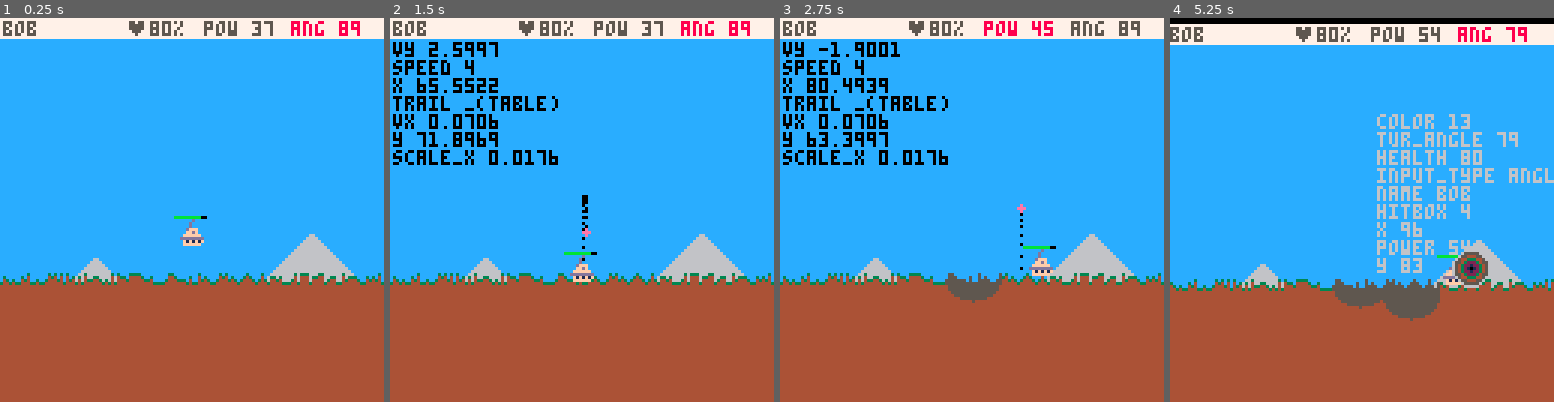
Above: before the commit, frames 1-4 (left to right).
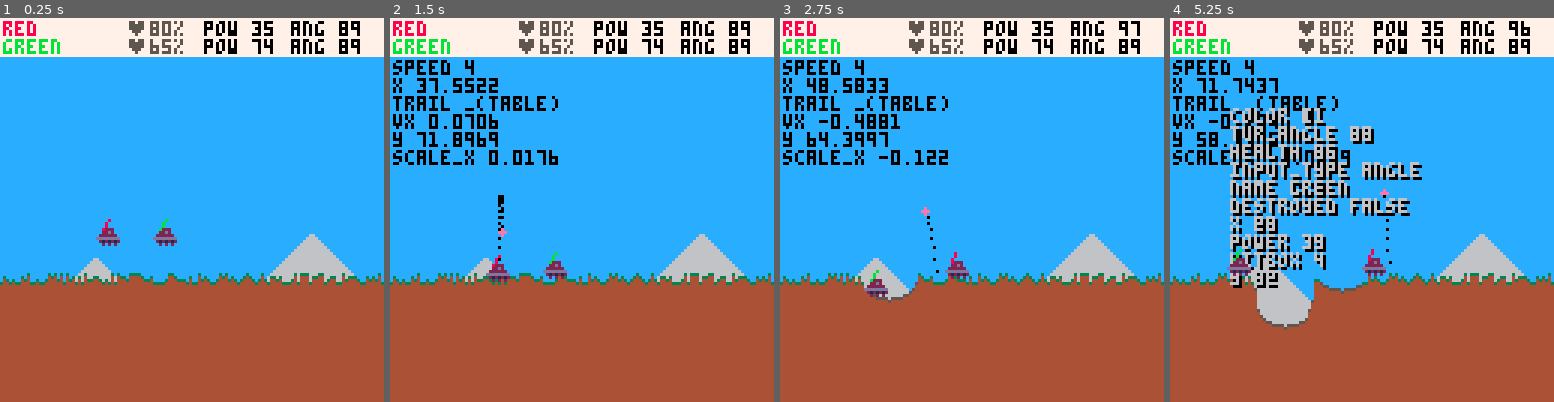
Above: after the commit, the same moments.

Repository: garrow/pico8
Game: PICO-8 cartridge carts/scorch.p8
Two runs of this game, one before a commit and one after it. Both use one fixed random seed, a clock stepped at 60 frames per second and the inputs below.
Inputs:
- Up to frame 1 (0.25 s): no input
- Up to frame 2 (1.5 s): tap X (X key) at 0.33, 1.07 s; tap O (Z key) at 0.7 s
- Up to frame 3 (2.75 s): hold Right 1.6-2.1 s; hold P2 Left 1.6-2.1 s; tap O (Z key) at 1.7, 2.1, 2.5 s; tap X (X key) at 1.85 s; hold Up 2.15-2.42 s; hold P2 Down 2.15-2.42 s; hold Right from 2.47 s (still down); hold P2 Left from 2.47 s (still down)
- Up to frame 4 (5.25 s): tap O (Z key) every 0.4 s from 2.9 to 4.9 s; tap X (X key) at 2.97, 4.08, 5.2 s; release Right at 3.03 s; release P2 Left at 3.03 s; hold Left 3.08-3.58 s; hold P2 Right 3.08-3.58 s; hold Down 3.63-3.97 s; hold P2 Up 3.63-3.97 s; hold Right 4.02-4.68 s; hold P2 Left 4.02-4.68 s; hold Up 4.73-5.03 s; hold P2 Down 4.73-5.03 s; hold Left from 5.08 s (still down); hold P2 Right from 5.08 s (still down)

The runs differ from the first frame. In frame 1, 6.3% of the frame differs, in the area x 0-100%, y 0-60%; in frame 2, 6.7%; in frame 3, 8.4%; in frame 4, 28%, in the area x 0-100%, y 0-82%.

Commit message:
wip 2player

Diff:
--- a/carts/scorch.p8
+++ b/carts/scorch.p8
@@ -32,6 +32,8 @@
 pink = 14
 tan = 15
 
+flame_sprite = 16
+
 
 function log(msg)
   printh(msg, "scorch.log", false)
@@ -62,35 +64,56 @@
 
 
 
-
 function _init()
   printh("------scorch booted-----", "scorch.log", true)
-  tanks = {}
+  -- tanks = {}
   t = 0
-
+  sprite_anim_flip = false
+
+  score = {}
+  player_1 = {
+    color = red,
+    name = "red"
+  }
+
+  player_2 = {
+    color = brightgreen,
+    name = "green"
+  }
+
+
+  start_game()
+end
+
+function start_game()
   bullet = nil
   explosion = nil
   terrain = make_terrain(40)
-
   first_terrain = copy(terrain)
 
-  player1_tank = make_tank()
-
-end
-
-function make_tank(name)
+  player1_tank = make_tank(player_1.name, player_1.color)
+  player2_tank = make_tank(player_2.name, player_2.color)
+  tanks = {player1_tank, player2_tank}
+end
+
+
+function make_tank(name, color)
   if not name then name = "bob" end
+  if not color then color = rand(15) end
+
 
   local t = {}
-  t.color = flr(rnd(15))
-  t.x = 64
-  t.y = 64
-  t.name = name
-  t.tur_angle = 89 -- flr(rnd(90)) + 90
+  t.color      = color
+  t.x          = 64 + rand(60) - 30
+  t.y          = 64
+  t.name       = name
+  t.tur_angle  = 89 -- flr(rnd(90)) + 90
   t.input_type = "angle"
-  t.power  = flr(rnd(conf.max_power))
-  t.health = flr(conf.tank_health / 2 +rnd(conf.tank_health / 2))
-  t.hitbox = conf.tank_height
+  t.power      = rand(conf.max_power)
+  t.health     = flr(conf.tank_health / 2 +rnd(conf.tank_health / 2))
+  t.destroyed  = false
+  t.hitbox     = conf.tank_height
+  -- temp
 
   add(tanks, t)
   return t
@@ -127,30 +150,50 @@
   return debug_table
 end
 
+function test_game_over(tank)
+  if tank.destroyed and btn(5, 0) then
+    _init()
+  end
+end
+
 function _update()
   t += 1
   t %= max_int
 
-  tanks = { player1_tank }
-
-  local firing = btn(4, 0) and btnp(4, 0)
+
+
+  tanks = { player1_tank, player2_tank }
+
+  foreach(tanks, test_game_over)
+
+  local player1_firing = btn(4, 0) and btnp(4, 0)
+  local player2_firing = btn(4, 1) and btnp(4, 1)
 
   -- if t % 3 != 0 then return end
 
   -- c_table = build_circle_debug_table(circle)
 
   local time_paused = btn(5, 0)
+
+  if t % 10 == 0 then
+    sprite_anim_flip = not sprite_anim_flip
+  end
 
   if explosion then
     if not time_paused then
       explosion   = tick_explosion(explosion)
       terrain     = apply_terrain_destruction(terrain, explosion)
       player1_tank = apply_tank_damage(player1_tank, explosion)
+      player2_tank = apply_tank_damage(player2_tank, explosion)
     end
   else
-    if firing and not bullet then
-      bullet = simple_shoot(player1_tank)
-      -- explosion = spawn_explosion(player1_tank.x, player1_tank.y)
+    if not bullet then
+      if player1_firing then
+        bullet = simple_shoot(player1_tank)
+      end
+      if player2_firing then
+        bullet = simple_shoot(player2_tank)
+      end
     end
   end
 
@@ -175,38 +218,24 @@
     end
   end
 
-  if btn(5, 0) and btnp(5,0) then
-    if player1_tank.input_type == "power" then
-      player1_tank.input_type = "angle"
-    else
-      if player1_tank.input_type == "angle" then
-        player1_tank.input_type = "power"
-      end
-    end
-  end
-
-  if btn(0, 0) then
-    player1_tank.x = max(0, player1_tank.x - conf.tank_speed)
-  end
-  if btn(1, 0) then
-    player1_tank.x = min(128, player1_tank.x + conf.tank_speed)
-  end
-
-  -- gravity hax
-
-  tank_pos_on_terrain = 128 - conf.tank_height - terrain[""..player1_tank.x]
-  actual_tank_pos = player1_tank.y
-
-  if actual_tank_pos < tank_pos_on_terrain then
-    player1_tank.y += 1
-  end
-
-  if actual_tank_pos > tank_pos_on_terrain then
-    player1_tank.y -= 1
-
-  end
-
-
+  -- if btn(5, 0) and btnp(5,0) then
+  --   if player1_tank.input_type == "power" then
+  --     player1_tank.input_type = "angle"
+  --   else
+  --     if player1_tank.input_type == "angle" then
+  --       player1_tank.input_type = "power"
+  --     end
+  --   end
+  -- end
+…(4 lines of a section not shown)…
+  move_player_tank(player1_tank, 0)
+  move_player_tank(player2_tank, 1)
+
+  tank_on_ground_hax(player1_tank, terrain)
+  tank_on_ground_hax(player2_tank, terrain)
 
   -- foo =  { gat = 128 - terrain[""..player1_tank.y],  tx = player1_tank.x  }
 
@@ -229,6 +258,31 @@
     player1_tank.power = clamp(new_tank_power, 1, conf.max_power)
   end
 end
+
+function tank_on_ground_hax(tank, terrain)
+  tank_pos_on_terrain = 128 - conf.tank_height - terrain[""..tank.x]
+  actual_tank_pos = tank.y
+
+  if actual_tank_pos < tank_pos_on_terrain then
+    tank.y += 1
+  end
+
+  if actual_tank_pos > tank_pos_on_terrain then
+    tank.y -= 1
+  end
+end
+
+function move_player_tank(tank, player_id)
+  if tank.destroyed then return end
+
+  if btn(0, player_id) then
+    tank.x = max(0, tank.x - conf.tank_speed)
+  end
+  if btn(1, player_id) then
+    tank.x = min(128, tank.x + conf.tank_speed)
+  end
+end
+
 
 function make_screenshake(explosion_size)
   if not conf.use_screenshake then return end
@@ -298,6 +352,8 @@
 end
 
 function simple_shoot(from_tank)
+  if from_tank.destroyed then return end
+
   bullet = {}
   bullet.speed = conf.bullet_speed
   bullet.trail = {}
@@ -356,8 +412,13 @@
   ey = exp.y
 
   dist = abs(pydist(ex, ey, tank.x, tank.y))
-
-  tank.health = tank.health - max(0, exp.size - dist)
+  -- one hit kills
+  if exp.size >= dist then
+    tank.health = 0
+    tank.destroyed = true
+  end
+  -- reduce health
+  -- tank.health = tank.health - max(0, exp.size - dist)
 
   return tank
 end
@@ -394,9 +455,15 @@
 
   draw_terrain(terrain, first_terrain)
   draw_bullet(bullet)
-  draw_tank(player1_tank)
-  draw_healthbar(player1_tank)
+  foreach(tanks, draw_tank)
+
+  -- foreach(tanks, draw_healthbar)
   draw_player_ui(player1_tank)
+  draw_player_ui(player2_tank, 6)
+  -- foreach(tanks, draw_player_ui)
+
+  -- draw_healthbar(player1_tank)
+  -- draw_player_ui(player1_tank)
 
 
 
@@ -434,26 +501,33 @@
   return numchar * 5
 end
 
-function draw_player_ui(tank)
+function draw_player_ui(tank, frame_origin)
   -- tank.input_type
+  if not frame_origin then frame_origin = 0 end
   local active = red
   local inactive = darkgrey
-  local base_y = 1
-
-  if player1_tank.input_type == "power" then
-    power_color = active
-    angle_color = inactive
+  local base_y = frame_origin + 1
+
+  -- if tank.input_type == "power" then
+  --   power_color = active
+  --   angle_color = inactive
+  -- else
+  --   power_color = inactive
+  --   angle_color = active
+  -- end
+
+
+
+  rectfill(0,frame_origin, 128, frame_origin + 6, white)
+  print(tank.name, 1, base_y, tank.color)
+
+  if tank.destroyed then
+    print("<destroyed>", 128 - chars(12), base_y, red)
   else
-    power_color = inactive
-    angle_color = active
-  end
-
-  rectfill(0,0, 128, 6, white)
-  print(tank.name, 1, base_y, inactive)
-  print("\x87"..tank.health .."%",     128 - chars(17) - 1, base_y, inactive)
-  print("pow "..tank.power,          128 - chars(12),     base_y, power_color)
-
-  print("ang "..tank.tur_angle, 128 - chars(6) - 1,  base_y, angle_color)
+    print("\x87"..tank.health .."%",     128 - chars(17) - 1, base_y, inactive)
+    print("pow "..tank.power,     128 - chars(12),     base_y, power_color)
+    print("ang "..tank.tur_angle, 128 - chars(6) - 1,  base_y, angle_color)
+  end
   -- print("\x84\x84\x81\x81\x84\x84" ,     128 - chars(20) - 1, base_y + chars(15), lightgrey)
   -- print("\x84\x84\x81\x81\x84\x84" ,     128 - chars(20) , base_y + chars(15) +1, white)
   -- print()
@@ -502,7 +576,7 @@
     else
       decoration = debris
       -- shadow
-      rectfill(tx, 128 - orig_height, tx, 128, shadow)
+      -- rectfill(tx, 128 - orig_height, tx, 128, shadow)
     end
 
     -- main terrain
@@ -535,21 +609,32 @@
 end
 
 function draw_tank(tank)
-  pal(13,tank.color)
-
+  local color = tank.color
+
+  if btn(5, 0) then
+    print_debug_table(tank, 21, 31, 0)
+    print_debug_table(tank, 20, 30)
+  end
+
+  -- tank sprite
   spr(3, tank.x -4, tank.y -4)
 
+  -- turret
+  pal(13,color)
   turret_line = offset_xy(tank.tur_angle, 5)
-
   x2 = tank.x + turret_line.x
   y2 = tank.y + turret_line.y
-
-
-  if btn(5, 0) then
-    print_debug_table(tank, 70)
-  end
-
-  line(tank.x-2, tank.y-2, x2, y2, tank.color)
+  line(tank.x-2, tank.y-2, x2, y2, color)
+
+  -- flames
+  if tank.destroyed == true then
+    color = black
+    -- TODO: Move to _draw or other fn
+    print("game over", 64 - chars(9)/2,40,0)
+    print("press \x97 to restart", 64 - chars(8),  40 + chars(1) + 1, 0)
+    spr(flame_sprite, tank.x - tank.hitbox, 1+ tank.y - tank.hitbox*2, 1, 1, sprite_anim_flip)
+    -- box_around(tank.x, tank.y, tank.hitbox)
+  end
 
   pal()
 end
@@ -558,6 +643,10 @@
 -------------- libs ----------------------------------------------------------------
 ------------------------------------------------------------------------------------
 
+-- Random Integer
+function rand(max)
+  return flr(rnd(max))
+end
 
 function print_debug_table(t, x_offset, y_offset, color)
   if not x_offset then x_offset = 0 end
@@ -570,6 +659,9 @@
     if type(v) == "table" then
       v = "_(table)"
     end
+
+    if v == true then  v = "true" end
+    if v == false then v = "false" end
 
     print(k .. " " .. v, x_offset, y_offset+(bos*6), color)
     bos += 1
@@ -635,22 +727,22 @@
 end
 ;
 __gfx__
-00000000000000000000000000000000800000000000000660000000666666665666666666666665000000000000000000000000000000000000000000000000
-00000000000000000000000000000000800000900000006666000000666666666566666666666656000000000000000000000000000000000000000000000000
-007007000000000050000000000fff00800009000000066666600000666666666656666666666566000000000000000000000000000000000000000000000000
-00077000000000055550000000ffdf00888090000000666666660000666666666665666666665666000000000000000000000000000000000000000000000000
-0007700055555555555500000ffffff0800800000006666666666000666666666666566666656666000000000000000000000000000000000000000000000000
-007007000000005555500000dddddddd809080000066666666666600666666666666656666566666000000000000000000000000000000000000000000000000
-00000000000005d5d5d500000f1f1f1f890080000666666666666660666666666666665665666666000000000000000000000000000000000000000000000000
-0000000000055555555555500ffffff0888888886666666666666666666666666666666556666666000000000000000000000000000000000000000000000000
+00000000000000000000000000000000800000000000000660000000666666665666666666666665000000000007700066666776666666660000000000000000
+0000000000000000000000000000000080000090000000666600000066666666656666666666665600000000007677706666666666776666000a000000000000
+00700700000000005000000000022200800009000000066666600000666666666656666666666566011000007766667767776666666666770000000000000000
+0007700000000005555000000022d200888090000000666666660000666666666665666666665666011111106666666777777666666666670000a00000000000
+0007700055555555555500000222222080080000000666666666600066666666666656666665666601110000666666667777776667777666000a000000000000
+007007000000005555500000dddddddd80908000006666666666660066666666666665666656666601111110677766666667766677777766000a900000000000
+00000000000005d5d5d5000002121212890080000666666666666660666666666666665665666666111111116667766766666666666666660098900000000000
+00000000000555555555555000202020888888886666666666666666666666666666666556666666101010106666777766666666666666660098890000000000
 00000000005555555555555500000000000000000000000000000000000000000000000000000000000000000000000000000000000000000000000000000000
-000000000ddddddddddddddd00000000000000000000000000000000000000000000000000000000000000000000000000000000000000000000000000000000
+000a00000ddddddddddddddd00000000000000000000000000000000000000000000000000000000000000000000000000000000000000000000000000000000
 00000000555555555555555500000000000000000000000000000000000000000000000000000000000000000000000000000000000000000000000000000000
-00000000500500050005000500000000000000000000000000000000000000000000000000000000000000000000000000000000000000000000000000000000
-00000000050005000500050500000000000000000000000000000000000000000000000000000000000000000000000000000000000000000000000000000000
-00000000005555555555555000000000000000000000000000000000000000000000000000000000000000000000000000000000000000000000000000000000
-00000000000000000000000000000000000000000000000000000000000000000000000000000000000000000000000000000000000000000000000000000000
-00000000000000000000000000000000000000000000000000000000000000000000000000000000000000000000000000000000000000000000000000000000
+0000a000500500050005000500000000000000000000000000000000000000000000000000000000000000000000000000000000000000000000000000000000
+000a0000050005000500050500000000000000000000000000000000000000000000000000000000000000000000000000000000000000000000000000000000
+000a9000005555555555555000000000000000000000000000000000000000000000000000000000000000000000000000000000000000000000000000000000
+00989000000000000000000000000000000000000000000000000000000000000000000000000000000000000000000000000000000000000000000000000000
+00988900000000000000000000000000000000000000000000000000000000000000000000000000000000000000000000000000000000000000000000000000
 00000000000000000000000000000000000000000000000000000000000000000000000000000000000000000000000000000000000000000000000000000000
 00000000000000000000000000000000000000000000000000000000000000000000000000000000000000000000000000000000000000000000000000000000
 00000000000000000000000000000000000000000000000000000000000000000000000000000000000000000000000000000000000000000000000000000000
@@ -768,12 +860,12 @@
 0000000000000000000000000000000000000000000000000000000000000000000000000000000000000000000000000000000000000000000000000000000000000000000000000000000000000000000000000000000000000000000000000000000000000000000000000000000000000000000000000000000000000000
 0000000000000000000000000000000000000000000000000000000000000000000000000000000000000000000000000000000000000000000000000000000000000000000000000000000000000000000000000000000000000000000000000000000000000000000000000000000000000000000000000000000000000000
 __map__
-0000000000000000000000000000000000000000000000000000000000000000000000000000000000000000000000000000000000000000000000000000000000000000000000000000000000000000000000000000000000000000000000000000000000000000000000000000000000000000000000000000000000000000
+0000000000000000000000000000000000000000000000000000000d00000000000000000000000000000000000000000000000000000000000000000000000000000000000000000000000000000000000000000000000000000000000000000000000000000000000000000000000000000000000000000000000000000000
 0000000000000000000000000506000000000000000000000000000000000000000000000000000000000000000000000000000000000000000000000000000000000000000000000000000000000000000000000000000000000000000000000000000000000000000000000000000000000000000000000000000000000000
 0000000506000000000000050707060000000000000000000000000000000000000000000000000000000000000000000000000000000000000000000000000000000000000000000000000000000000000000000000000000000000000000000000000000000000000000000000000000000000000000000000000000000000
-0000050707060000050605070707070600000000000000000000000000000000000000000000000000000000000000000000000000000000000000000000000000000000000000000000000000000000000000000000000000000000000000000000000000000000000000000000000000000000000000000000000000000000
-0605070707070605070708090807070700000000000000000000000000000000000000000000000000000000000000000000000000000000000000000000000000000000000000000000000000000000000000000000000000000000000000000000000000000000000000000000000000000000000000000000000000000000
-0708070707070907070707080708070700000000000000000000000000000000000000000000000000000000000000000000000000000000000000000000000000000000000000000000000000000000000000000000000000000000000000000000000000000000000000000000000000000000000000000000000000000000
+0000050707060000050605070707070600000000000b0b0c0b00000000000000000000000000000000000000000000000000000000000000000000000000000000000000000000000000000000000000000000000000000000000000000000000000000000000000000000000000000000000000000000000000000000000000
+06050707070706050707080908070707000000000b0c0c0d0c00000000000000000000000000000000000000000000000000000000000000000000000000000000000000000000000000000000000000000000000000000000000000000000000000000000000000000000000000000000000000000000000000000000000000
+0708070707070907070707080708070700000000000c0d0c0d00000000000000000000000000000000000000000000000000000000000000000000000000000000000000000000000000000000000000000000000000000000000000000000000000000000000000000000000000000000000000000000000000000000000000
 0708080908090707090807070807080700000000000000000000000000000000000000000000000000000000000000000000000000000000000000000000000000000000000000000000000000000000000000000000000000000000000000000000000000000000000000000000000000000000000000000000000000000000
 0707090709070709090708070708070800000000000000000000000000000000000000000000000000000000000000000000000000000000000000000000000000000000000000000000000000000000000000000000000000000000000000000000000000000000000000000000000000000000000000000000000000000000
 0000000000000000000000000000000000000000000000000000000000000000000000000000000000000000000000000000000000000000000000000000000000000000000000000000000000000000000000000000000000000000000000000000000000000000000000000000000000000000000000000000000000000000
